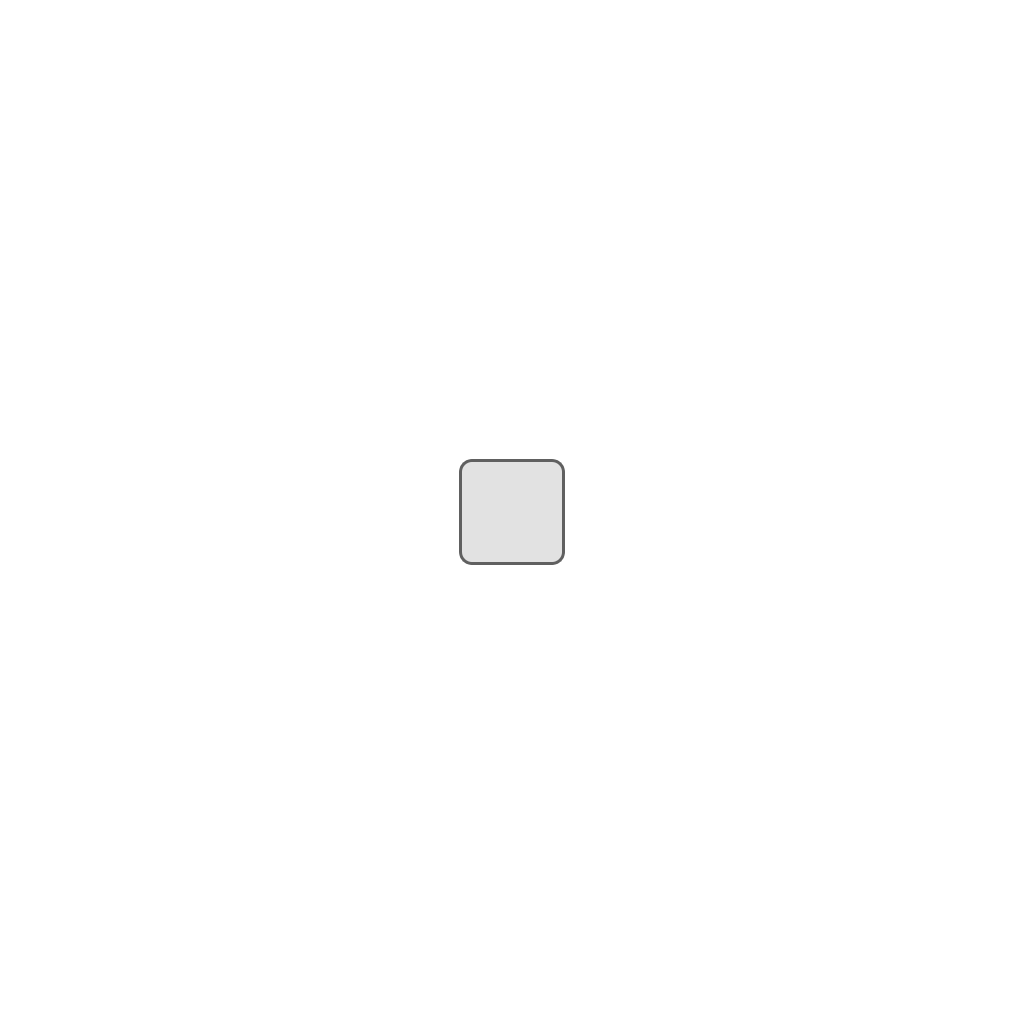
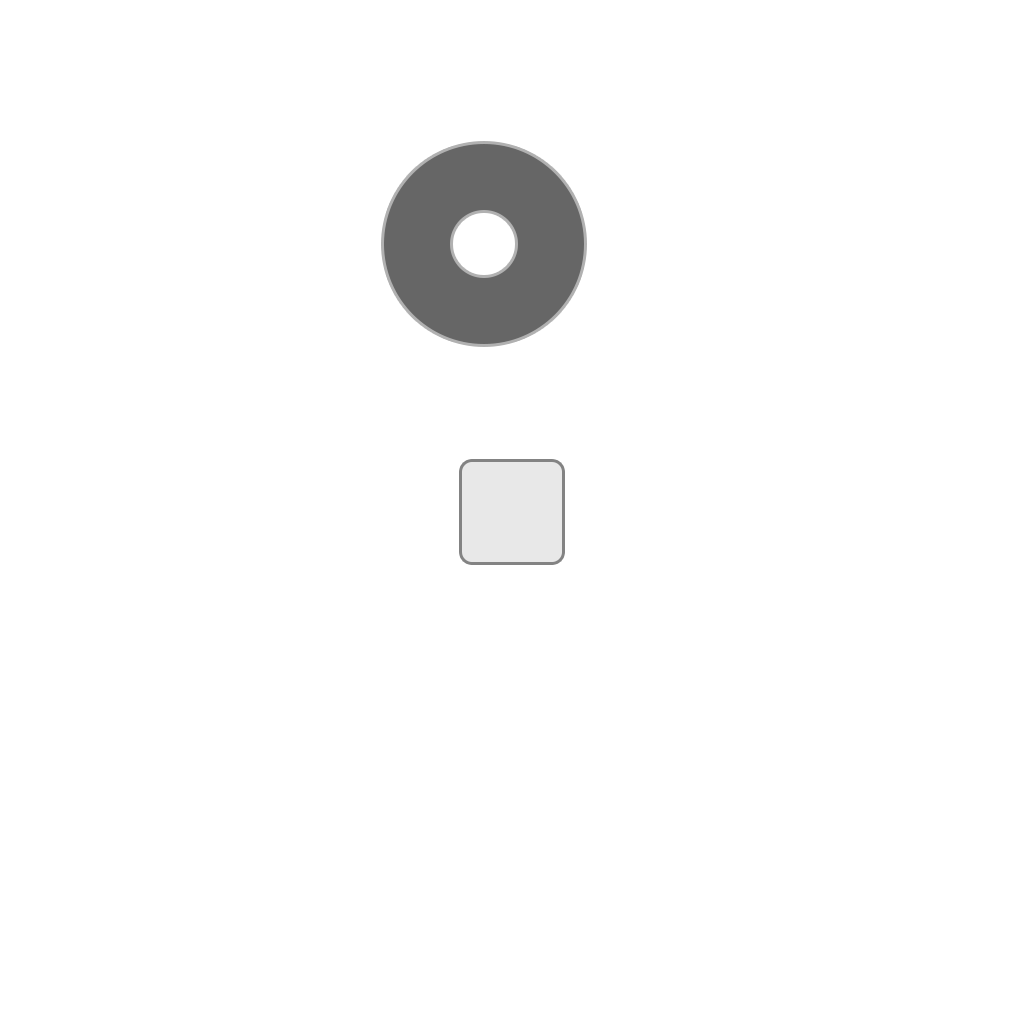
Before/after of a 1024 × 1024 layered artwork. What changed in the layer stack:
added layer "BuildTowerBgNode" above "图层 1" over [384, 144, 584, 344]
painted on "圆角矩形 1" over [462, 462, 562, 562]
